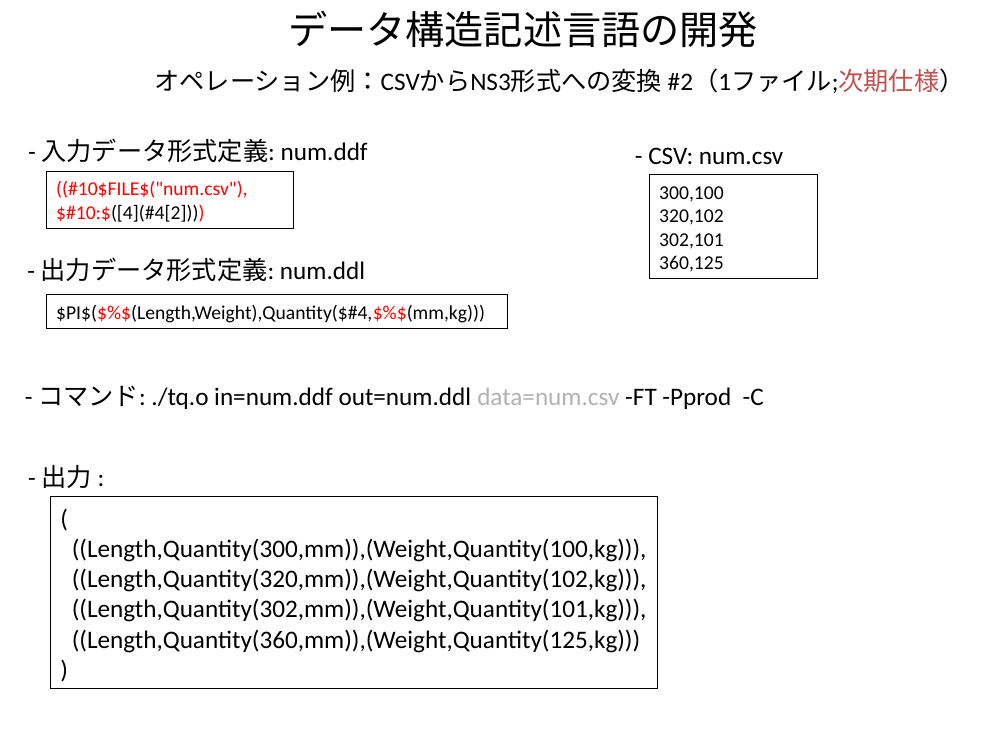
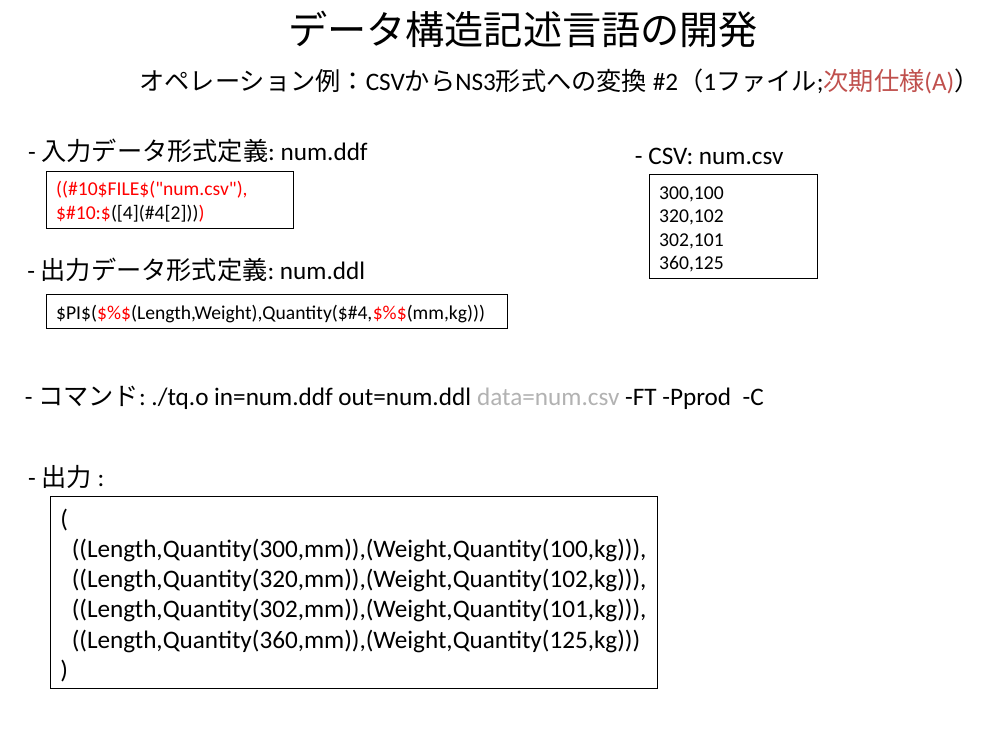
Before and after one commit to kouamano/RECURSIVE-SYSTEM, a slide deck: slide 7 of Document/tq_op_example.odp. Drawn at 1008x756 pixels with LibreOffice and Linux fonts; fonts in the diff are those of the drawing. Boxes give left, top, right and bottom in pixels: in the first picture for what was removed or moved away, otherwise in the second. Text is boxed around its words. In the diff, an @@ line names an element or a change of style, - is before the commit and + after.

```diff
--- a/Document/tq_op_example.odp
+++ b/Document/tq_op_example.odp
@@ text at (140,68,980,94): text changed @@
-オペレーション例：CSVからNS3形式への変換 #2（1ファイル;次期仕様）
+オペレーション例：CSVからNS3形式への変換 #2（1ファイル;次期仕様(A)）
```
Also in this commit, not shown: 1 other slide changed.
